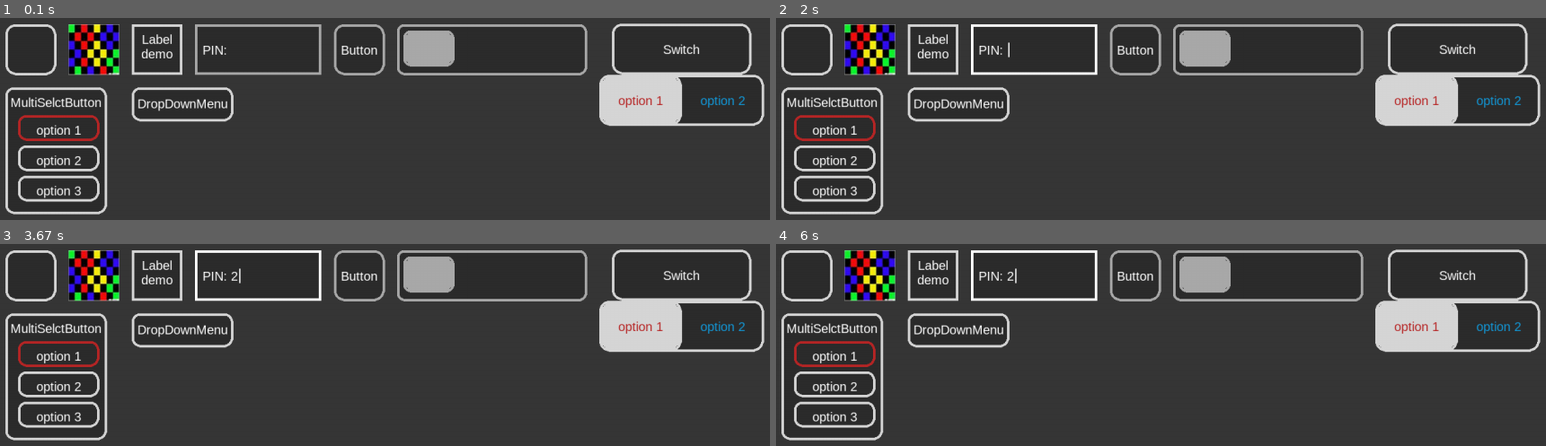
Above: before the commit, frames 1-4 (two rows, left to right).
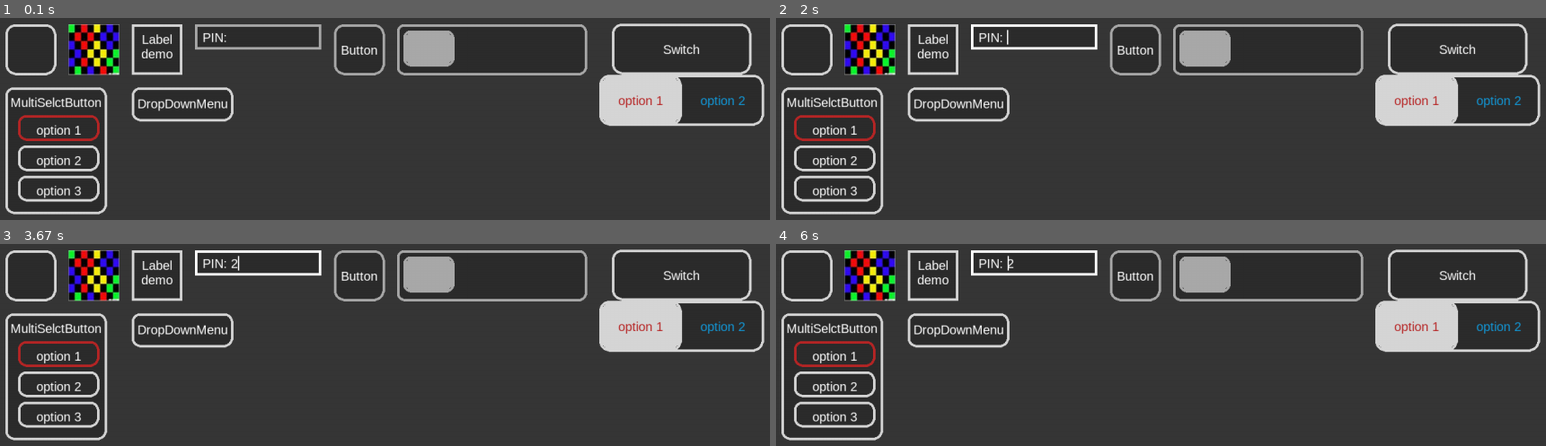
Above: after the commit, the same moments.

Repository: benboi8/GUI-Objects
Game: pygame game, started from GUIObjects.py
Same seed, same stepped clock (60 frames per second), same inputs: the game is played once before the commit and once after it.
Inputs (mouse positions are in pixels of both pictures, inside the frame that each line leads up to):
- Up to frame 1 (0.1 s): no input
- Up to frame 2 (2 s): hold Enter 0.33-0.8 s; hold Right 0.33-0.8 s; click (1268, 50) at 0.93 s; click "PIN:" at 1.82 s
- Up to frame 3 (3.67 s): tap 1 at 2.1 s; hold Backspace 2.43-2.9 s; hold Right 2.43-2.9 s; hold Delete 2.98-3.45 s; hold Right 2.98-3.45 s; tap 2 at 3.53 s
- Up to frame 4 (6 s): hold Delete 3.87-4.33 s; hold Right 3.87-4.33 s; click "PIN: 2" at 4.47 s; hold Enter 5.3-5.83 s; hold Left 5.3-5.83 s; click "PIN: 2" at 5.92 s

The runs differ from the first frame. In frame 1, 0.8% of the frame differs, in the area x 25-42%, y 7-29%; in frame 2, 0.8%; in frame 3, 0.8%, in the area x 25-42%, y 5-29%; in frame 4, 0.8%.

Commit message:
Add files via upload

Diff:
--- a/GUIObjects.py
+++ b/GUIObjects.py
@@ -180,15 +180,16 @@
 		pg.draw.aaline(surface, colors[1], (x+roundness, y+h-i), (x+w-roundness, y+h-i))
 
 
-def Rescale(newScale):
+def Rescale(newScale, rescaleScreen=True):
 	global width, height, screen, sf
 	sf = newScale
 
-	width, height = 640, 360
-	if sf == 3:
-		screen = pg.display.set_mode((width * sf, height * sf), pg.FULLSCREEN)
-	else:
-		screen = pg.display.set_mode((width * sf, height * sf))
+	if rescaleScreen:
+		width, height = 640, 360
+		if sf == 3:
+			screen = pg.display.set_mode((width * sf, height * sf), pg.FULLSCREEN)
+		else:
+			screen = pg.display.set_mode((width * sf, height * sf))
 
 	for box in allBoxs:
 		box.Rescale()
@@ -294,6 +295,8 @@
 
 		self.backgroundColor = colors[0]
 		self.foregroundColor = colors[1]
+
+		self.colors = colors
 
 		self.name = name
 		self.drawBorder = drawData.get("drawBorder", True)
@@ -384,8 +387,11 @@
 			self.image = None
 
 	def CreateScaledAssetsFolder(self):
-		if not os.path.isdir("assets/scaledAssets/"):
-			os.mkdir("assets/scaledAssets")
+		try:
+			if not os.path.isdir("assets/scaledAssets/"):
+				os.mkdir("assets/scaledAssets")
+		except:
+			pass
 
 	def UpdateImage(self, imageData):
 		self.imageName = imageData.get("filePath", None)
@@ -562,6 +568,8 @@
 
 		self.nonAllowedKeys = set()
 		self.allowedKeys = set()
+
+		self.pointer = len(self.text)
 
 		self.GetKeys()
 
@@ -637,6 +645,14 @@
 				self.active = False
 				self.foregroundColor = self.inactiveColor
 
+			if event.key == pg.K_RIGHT:
+				self.pointer = min(len(self.text), self.pointer + 1)
+			if event.key == pg.K_LEFT:
+				if not self.replaceSplashText:
+					self.pointer = max(len(self.splashText), self.pointer - 1)
+				else:
+					self.pointer = max(0, self.pointer - 1)
+
 		if self.active:
 			self.HandleKeyboard(event)
 
@@ -650,9 +666,14 @@
 			if event.type == pg.KEYDOWN:
 				if event.key == pg.K_BACKSPACE:
 					if textLength != 0 and self.text != self.splashText:
-						self.text = self.text[:-1]
+						self.text = self.text[: self.pointer - 1] + self.text[self.pointer :]
+						self.pointer = max(len(self.splashText) + 1, self.pointer - 1)
+				elif event.key == pg.K_DELETE:
+					if textLength != 0 and self.text != self.splashText:
+						self.text = self.text[: self.pointer] + self.text[self.pointer + 1:]
 				else:
-					self.FilterText(event.unicode)
+					if event.key != pg.K_LEFT and event.key != pg.K_RIGHT:
+						self.FilterText(event.unicode)
 
 				if self.text == "":
 					self.text = self.splashText
@@ -673,18 +694,38 @@
 
 			if len(self.nonAllowedKeys) == 0:
 				if len(self.allowedKeys) == 0:
-					self.text += key
+					if self.pointer == len(self.text):
+						self.text += key
+					else:
+						self.text = self.text[: self.pointer] + key + self.text[self.pointer:]
+					self.pointer = min(len(self.text), self.pointer + 1)
+
 				else:
 					if key in self.allowedKeys:
-						self.text += key
+						if self.pointer == len(self.text):
+							self.text += key
+						else:
+							self.text = self.text[: self.pointer] + key + self.text[self.pointer :]
+						self.pointer = min(len(self.text), self.pointer + 1)
+
 			else:
 				if len(self.allowedKeys) == 0:
 					if key not in self.nonAllowedKeys:
 						if key in self.allowedKeys:
-							self.text += key
+							if self.pointer == len(self.text):
+								self.text += key
+							else:
+								self.text = self.text[: self.pointer] + key + self.text[self.pointer :]
+							self.pointer = min(len(self.text), self.pointer + 1)
+
 				else:
 					if key not in self.nonAllowedKeys:
-						self.text += key
+						if self.pointer == len(self.text):
+							self.text += key
+						else:
+							self.text = self.text[: self.pointer] + key + self.text[self.pointer :]
+						self.pointer = min(len(self.text), self.pointer + 1)
+
 
 	def Draw(self):
 		self.RescaleText()
@@ -705,7 +746,7 @@
 		if self.drawText:
 			if self.active:
 				if dt.datetime.now().microsecond % 1000000 > 500000:
-					pg.draw.rect(self.surface, self.textColor, (self.textRect.x + self.textSurface.get_width() + 1*sf, self.textRect.y, 1*sf, self.textSurface.get_height()))
+					pg.draw.rect(self.surface, self.textColor, (self.textRect.x + (self.textSurface.get_width() / max(1, len(self.text)) * self.pointer), self.textRect.y, 1*sf, self.textSurface.get_height()))
 			self.surface.blit(self.textSurface, self.textRect)
 
 			if type(self.header) == str:
@@ -816,16 +857,16 @@
 			drawData = self.drawData
 			drawData["isFilled"] = True
 			if self.roundedCorners:
-				self.sliderObj = Button(self.surface, "", (rect[0] + self.borderWidth + 1, rect[1] + self.borderWidth + 1, self.sliderSize[0] - (self.borderWidth+1)*2, self.sliderSize[1] - (self.borderWidth+1)*2), colors, "", font, True, textData, drawData, imageData, lists)
-			else:
-				self.sliderObj = Button(self.surface, "", (rect[0] + self.borderWidth, rect[1] + self.borderWidth, self.sliderSize[0] - self.borderWidth*2, self.sliderSize[1] - self.borderWidth*2), colors, "", font, True, textData, drawData, imageData, lists)
+				self.sliderObj = Button(self.surface, "", (rect[0] + self.borderWidth + 1, rect[1] + self.borderWidth + 1, self.sliderSize[0] - (self.borderWidth+1)*2, self.sliderSize[1] - (self.borderWidth+1)*2), colors, "", font, True, textData, drawData, imageData)
+			else:
+				self.sliderObj = Button(self.surface, "", (rect[0] + self.borderWidth, rect[1] + self.borderWidth, self.sliderSize[0] - self.borderWidth*2, self.sliderSize[1] - self.borderWidth*2), colors, "", font, True, textData, drawData, imageData)
 		else:
 			drawData = self.drawData
 			drawData["isFilled"] = True
 			if self.roundedCorners:
-				self.sliderObj = Button(self.surface, "", (rect[0] + self.borderWidth + 1, rect[1] + self.borderWidth + 1, self.sliderSize[0] - (self.borderWidth+1)*2, self.sliderSize[1] - (self.borderWidth+1)*2), colors, "", font, True, textData, drawData, imageData, lists)
-			else:
-				self.sliderObj = Button(self.surface, "", (rect[0] + self.borderWidth, rect[1] + self.borderWidth, self.sliderSize[0] - self.borderWidth*2, self.sliderSize[1] - self.borderWidth*2), colors, "", font, True, textData, drawData, imageData, lists)
+				self.sliderObj = Button(self.surface, "", (rect[0] + self.borderWidth + 1, rect[1] + self.borderWidth + 1, self.sliderSize[0] - (self.borderWidth+1)*2, self.sliderSize[1] - (self.borderWidth+1)*2), colors, "", font, True, textData, drawData, imageData)
+			else:
+				self.sliderObj = Button(self.surface, "", (rect[0] + self.borderWidth, rect[1] + self.borderWidth, self.sliderSize[0] - self.borderWidth*2, self.sliderSize[1] - self.borderWidth*2), colors, "", font, True, textData, drawData, imageData)
 
 	def Rescale(self):
 		self.rect = pg.Rect(self.ogRect.x * sf, self.ogRect.y * sf, self.ogRect.w * sf, self.ogRect.h * sf)
@@ -1013,7 +1054,6 @@
 			self.optionsFont = pg.font.Font(self.optionsFontName, self.optionsFontSize)
 		except:
 			self.optionsFont = pg.font.SysFont(self.optionsFontName, self.optionsFontSize)
-
 
 	def Draw(self):
 		self.SwapColors(self.active)
@@ -1379,7 +1419,41 @@
 		if gameState in dropDown.activeSurface or dropDown.activeSurface == "all":
 			dropDown.Draw()
 
-	pg.display.update()
+	# pg.display.update()
+
+
+def HandleGUI(event):
+	for label in allLabels:
+		if gameState in label.activeSurface or label.activeSurface == "all":
+			label.HandleEvent(event)
+
+	for button in allButtons:
+		if gameState in button.activeSurface or button.activeSurface == "all":
+			button.HandleEvent(event)
+
+	for textInputBox in allTextBoxs:
+		if gameState in textInputBox.activeSurface or textInputBox.activeSurface == "all":
+			textInputBox.HandleEvent(event)
+
+	for slider in allSliders:
+		if gameState in slider.activeSurface or slider.activeSurface == "all":
+			slider.HandleEvent(event)
+
+	for scrollBar in allScrollbars:
+		if gameState in scrollBar.activeSurface or scrollBar.activeSurface == "all":
+			scrollBar.HandleEvent(event)
+
+	for switch in allSwitchs:
+		if gameState in switch.activeSurface or switch.activeSurface == "all":
+			switch.HandleEvent(event)
+
+	for button in allMultiButtons:
+		if gameState in button.activeSurface or button.activeSurface == "all":
+			button.HandleEvent(event)
+
+	for dropDown in allDropDowns:
+		if gameState in dropDown.activeSurface or dropDown.activeSurface == "all":
+			dropDown.HandleEvent(event)
 
 
 def ButtonPress():
@@ -1406,7 +1480,7 @@
 		Box(screen, "boxDemo", (10, 10, 40, 40), (lightBlack, darkWhite), drawData={"roundedCorners": True, "roundness": 15, "borderWidth": 2})
 		ImageFrame(screen, "imageFrameDemo", (60, 10, 40, 40), (lightBlack, darkWhite), drawData={"borderWidth": 2}, imageData={"filePath": "imageDemo.jpg", "size": (40, 40)})
 		Label(screen, "labelDemo", (110, 10, 40, 40), (lightBlack, darkWhite), "Label\ndemo", ("arial", 10, white), drawData={"borderWidth": 2}, textData={"alignText": "center-top", "multiline": True})
-		TextInputBox(screen, "texInputBoxDemo", (160, 10, 100, 40), (lightBlack, gray, white), ("arial", 10, white), drawData={"borderWidth": 2, "replaceSplashText": False}, textData={"alignText": "left"}, inputData={"charLimit": 8, "splashText": "PIN: ", "allowedKeysList": ["1", "2", "3", "4", "5", "6", "7", "8", "9", "0"]})
+		TextInputBox(screen, "texInputBoxDemo", (160, 10, 100, 20), (lightBlack, gray, white), ("arial", 10, white), drawData={"borderWidth": 2, "replaceSplashText": False}, textData={"alignText": "left"}, inputData={"charLimit": 11, "splashText": "PIN: "})
 		Button(screen, "buttonDemo", (270, 10, 40, 40), (lightBlack, gray, white), "Button", ("arial", 10, white), drawData={"borderWidth": 2, "roundedCorners": True, "roundness": 15})
 		Slider(screen, "sliderDemo", (320, 10, 150, 40), (lightBlack, gray, white), "", ("arial", 10, white), drawData={"borderWidth": 2, "roundedCorners": True, "roundness": 10, "moveText": True, "sliderSize": (50, 38)})
 		Switch(screen, "switchDemo", (480, 50, 130, 40), (lightBlack, darkWhite, darkWhite), "Switch", ("arial", 10, white),  …(194 unchanged characters)…
@@ -1430,37 +1504,7 @@
 				if pg.key.get_pressed()[pg.K_3] and pg.key.get_pressed()[pg.K_LCTRL]:
 					Rescale(3)
 
-			for label in allLabels:
-				if gameState in label.activeSurface or label.activeSurface == "all":
-					label.HandleEvent(event)
-
-			for button in allButtons:
-				if gameState in button.activeSurface or button.activeSurface == "all":
-					button.HandleEvent(event)
-
-			for textInputBox in allTextBoxs:
-				if gameState in textInputBox.activeSurface or textInputBox.activeSurface == "all":
-					textInputBox.HandleEvent(event)
-
-			for slider in allSliders:
-				if gameState in slider.activeSurface or slider.activeSurface == "all":
-					slider.HandleEvent(event)
-
-			for scrollBar in allScrollbars:
-				if gameState in scrollBar.activeSurface or scrollBar.activeSurface == "all":
-					scrollBar.HandleEvent(event)
-
-			for switch in allSwitchs:
-				if gameState in switch.activeSurface or switch.activeSurface == "all":
-					switch.HandleEvent(event)
-
-			for button in allMultiButtons:
-				if gameState in button.activeSurface or button.activeSurface == "all":
-					button.HandleEvent(event)
-
-			for dropDown in allDropDowns:
-				if gameState in dropDown.activeSurface or dropDown.activeSurface == "all":
-					dropDown.HandleEvent(event)
+			HandleGUI(event)
 
 		ButtonPress()
 		DrawLoop()
